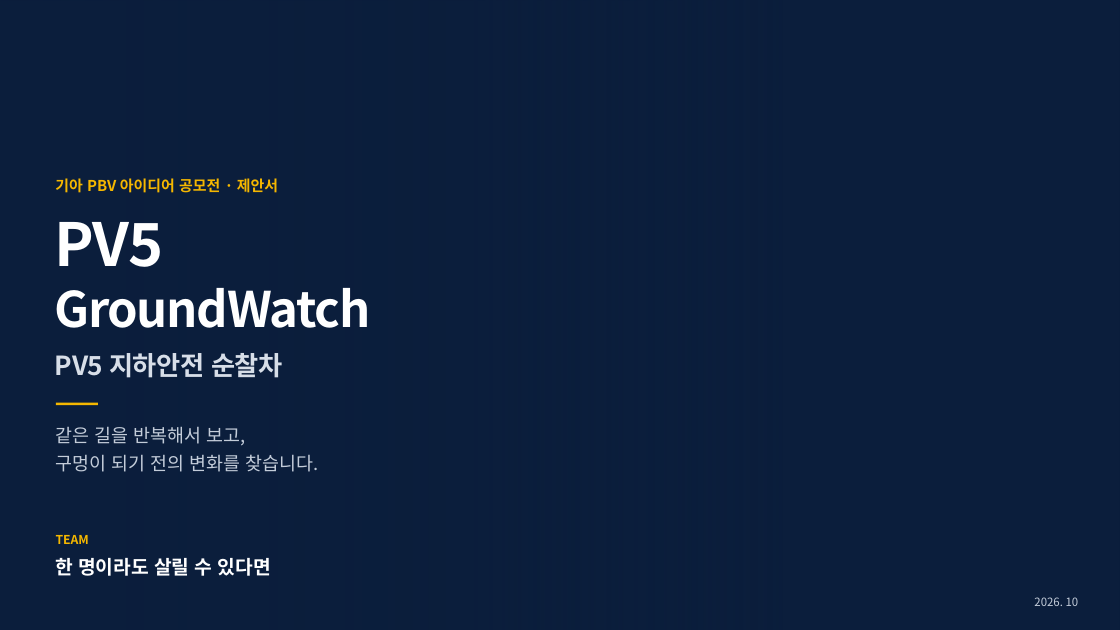
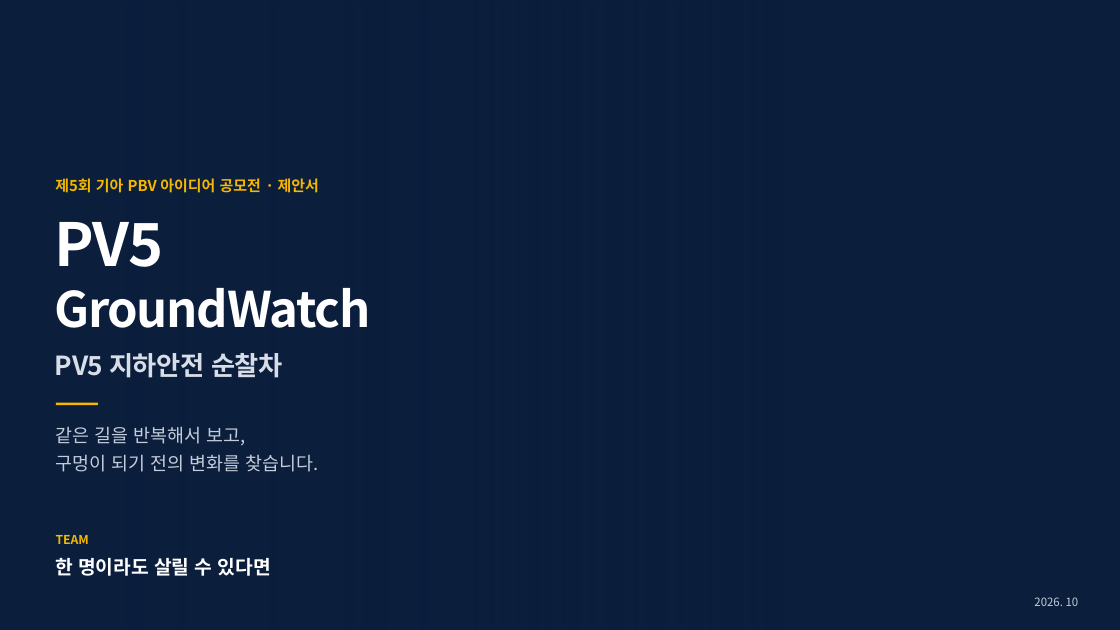
Before and after one commit to woojin-choe/pv5-hose-lab, a slide deck: slide 1 of ppt_all/PV5_GroundWatch_v3.pptx. Drawn at 1120x630 pixels with LibreOffice and Linux fonts; fonts in the diff are those of the drawing; background and template pictures are left out. Boxes give left, top, right and bottom in pixels: in the first picture for what was removed or moved away, otherwise in the second. Text is boxed around its words. In the diff, an @@ line names an element or a change of style, - is before the commit and + after.

```diff
--- a/ppt_all/PV5_GroundWatch_v3.pptx
+++ b/ppt_all/PV5_GroundWatch_v3.pptx
@@ text at (55,178,319,193): text changed @@
-기아 PBV 아이디어 공모전 · 제안서
+제5회 기아 PBV 아이디어 공모전 · 제안서
```
Also in this commit, not shown: 2 other slides changed, 13 other files.
